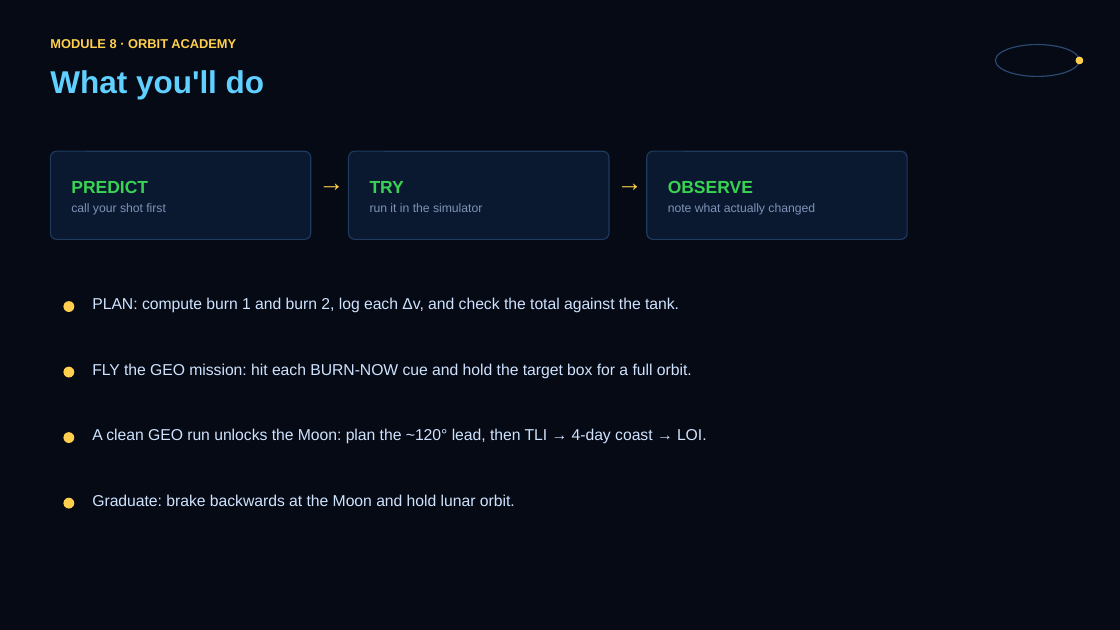
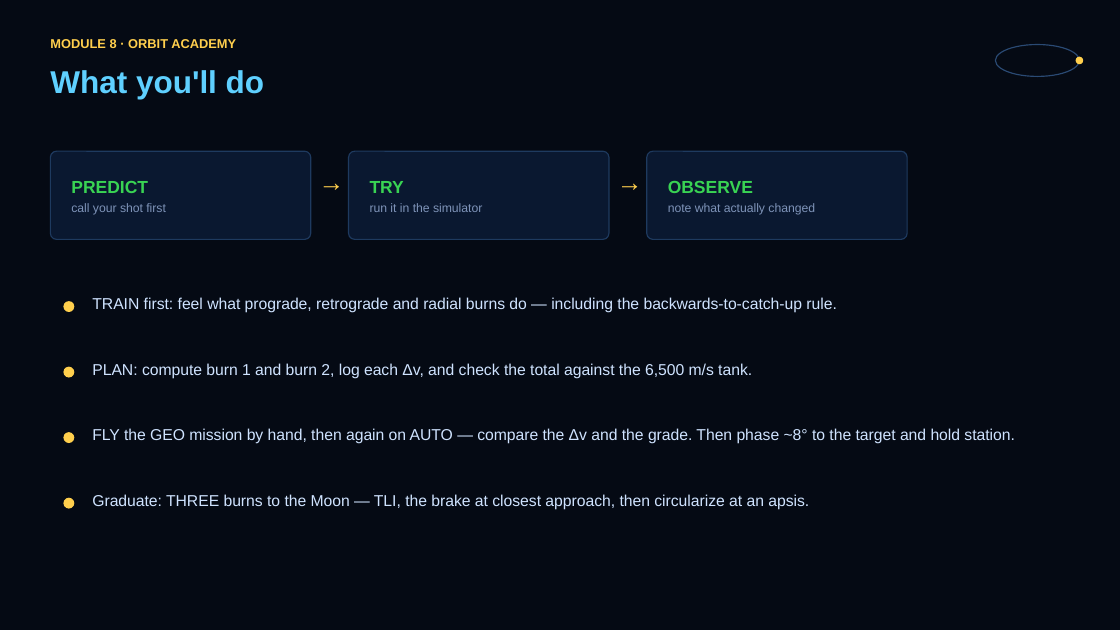
Before and after one commit to JASONSS26/orbit-academy, a slide deck: slide 11 of slides/module8.pptx (slide 7 before the commit). Drawn at 1120x630 pixels with LibreOffice and Linux fonts; fonts in the diff are those of the drawing. Boxes give left, top, right and bottom in pixels: in the first picture for what was removed or moved away, otherwise in the second. Text is boxed around its words. In the diff, an @@ line names an element or a change of style, - is before the commit and + after.

Commit message:
module8 deck: 12 slides (Δv currency, apsis rule, scoring); instructor guide beats rewritten
Detail in docs/CHANGELOG.md.

```diff
--- a/slides/module8.pptx
+++ b/slides/module8.pptx
@@ text at [92,297,836,313]: text changed @@
-PLAN: compute burn 1 and burn 2, log each Δv, and check the total against the tank.
+TRAIN first: feel what prograde, retrograde and radial burns do — including the backwards-to-catch-up rule.
@@ text at [92,363,752,379]: text changed @@
-FLY the GEO mission: hit each BURN-NOW cue and hold the target box for a full orbit.
+PLAN: compute burn 1 and burn 2, log each Δv, and check the total against the 6,500 m/s tank.
@@ text at [92,428,1015,444]: text changed @@
-A clean GEO run unlocks the Moon: plan the ~120° lead, then TLI → 4-day coast → LOI.
+FLY the GEO mission by hand, then again on AUTO — compare the Δv and the grade. Then phase ~8° to the target and hold station.
@@ text at [92,494,809,510]: text changed @@
-Graduate: brake backwards at the Moon and hold lunar orbit.
+Graduate: THREE burns to the Moon — TLI, the brake at closest approach, then circularize at an apsis.
```
Also in this commit, not shown: 6 other slides changed, 4 slides added, 9 other files.
